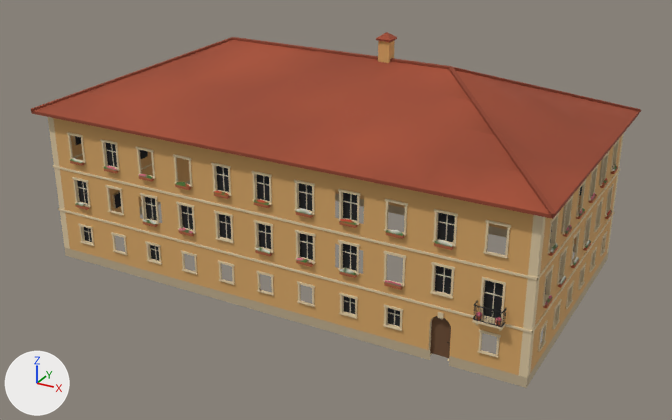
The glTF model games/yorimichi/assets/belmonte/meshes/SM_BM_BE_5_Villa.glb as it was, and as the next commit left it.
The view is the same before and after, from a camera (50 mm lens) standing at (23.6, -37.0, 29.4) and looking at (-4.2, 13.5, 4.1). The lights are fixed; the arrows at lower left show +X, +Y and +Z. The older version comes first. Vertices at exactly the same position are counted once.

Script lines for the objects in view, before the commit:
```python
me_sm_be_5_villa = bpy.data.meshes.new('SM_BE_5_Villa')
me_sm_be_5_villa.from_pydata(...)  # 10643 vertices, 14779 faces; spans x -22.8..12.8, y 5.2..24.8, z -0.3..16.2
# faces by material slot: [5750, 416, 1156, 210, 853, 118, 6276]
me_sm_be_5_villa.materials.append(mat_bm_000_m_ashlar_036)
me_sm_be_5_villa.materials.append(mat_bm_001_m_roof_002)
me_sm_be_5_villa.materials.append(mat_bm_002_m_wood_006)
me_sm_be_5_villa.materials.append(mat_bm_003_m_iron_005)
me_sm_be_5_villa.materials.append(mat_bm_004_m_vcol_008)
me_sm_be_5_villa.materials.append(mat_bm_005_m_glass_dark_008)
me_sm_be_5_villa.materials.append(mat_bm_006_m_plaster_rough_001)
ob_sm_bm_be_5_villa = bpy.data.objects.new('SM_BM_BE_5_Villa', me_sm_be_5_villa)
ob_sm_bm_be_5_villa.location = (0.0, 0.0, 0.0)
```
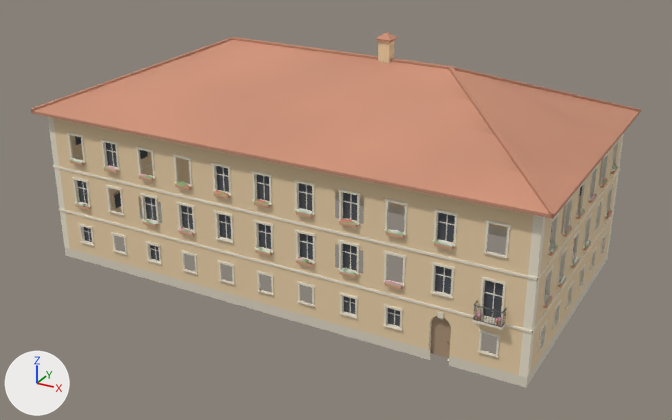
Diff of the bpy script that builds the scene:
```diff
--- a/games/yorimichi/assets/belmonte/meshes/SM_BM_BE_5_Villa.glb.py
+++ b/games/yorimichi/assets/belmonte/meshes/SM_BM_BE_5_Villa.glb.py
@@ me_sm_be_5_villa @@
 me_sm_be_5_villa.from_pydata(...)  # 10643 vertices, 14779 faces; spans x -22.8..12.8, y 5.2..24.8, z -0.3..16.2
 # used by ob_sm_bm_be_5_villa; location = (0.0, 0.0, 0.0)
+# me_sm_be_5_villa part 1: 14779 faces centred in x -22.7..12.7, y 5.3..24.7, z -0.2..16.0 are repainted in the vertex colours; the middle colour goes from orange #d8a766 to beige #edd3aa
 me_sm_be_5_villa.materials.append(mat_bm_000_m_ashlar_036)
```

Where the change shows, as pixel boxes (x1, y1, x2, y2) in the pictures (672 x 420 px):
part 1 of me_sm_be_5_villa, recoloured (orange to beige)
    both: (31, 32, 641, 388)
